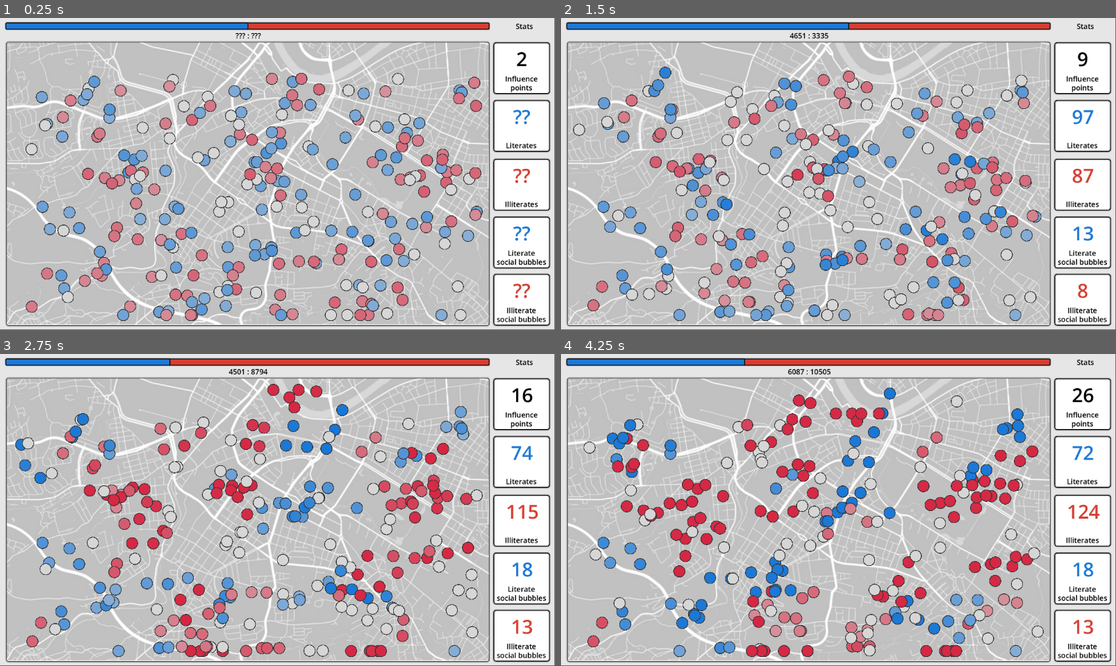
Above: before the commit, frames 1-4 (two rows, left to right).
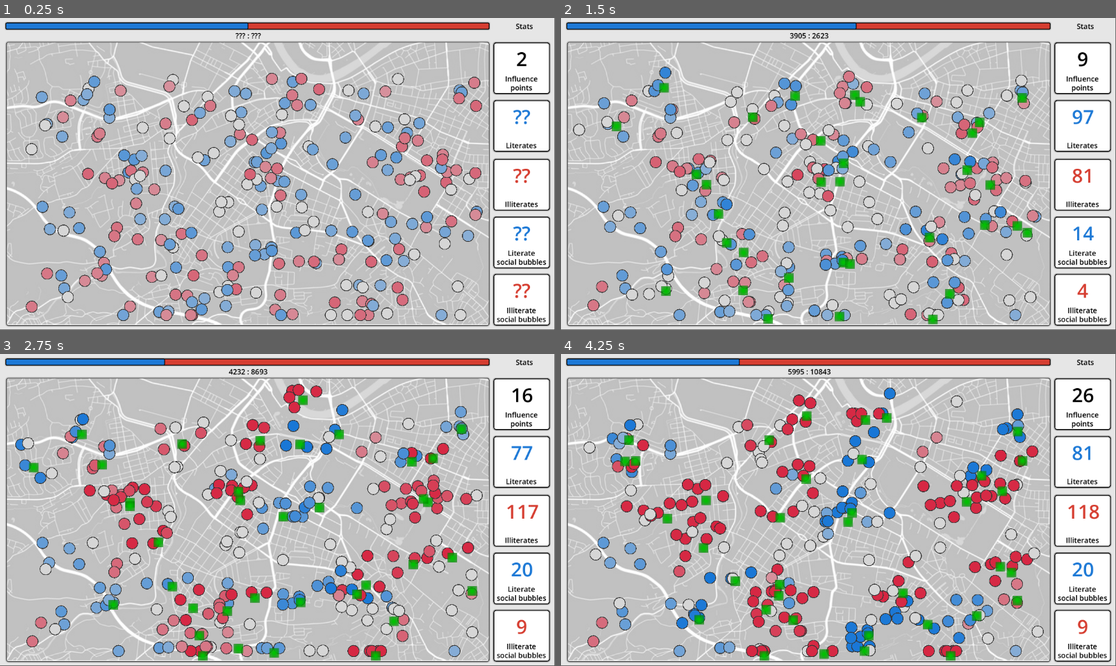
Above: after the commit, the same moments.

Repository: s7eamy/social-bubbles
Game: Godot game, scene res://scenes/levels/first_level/first_level.tscn
Two runs of this game, one before a commit and one after it. Both use one fixed random seed, a clock stepped at 60 frames per second and the inputs below. This scene is started directly instead of the project's main scene.
Inputs (mouse positions are in pixels of both pictures, inside the frame that each line leads up to):
- Up to frame 1 (0.25 s): no input
- Up to frame 2 (1.5 s): move the mouse to (838, 311) at 0.52 s; click (838, 311) at 0.67 s; move the mouse to (888, 161) at 1.27 s; click (888, 161) at 1.42 s
- Up to frame 3 (2.75 s): move the mouse to (288, 603) at 2.02 s; click (288, 603) at 2.17 s
- Up to frame 4 (4.25 s): move the mouse to (677, 563) at 2.77 s; click (677, 563) at 2.92 s; move the mouse to (860, 513) at 3.52 s; click (860, 513) at 3.67 s

The runs differ from the first frame. In frame 2, 2.8% of the frame differs, in the area x 9-96%, y 1-99%; in frame 3, 3.7%; in frame 4, 5.7%, in the area x 4-98%, y 1-99%.

Commit message:
Add test shader

Diff:
--- a/scenes/characters/social_bubble/social_bubble.gd
+++ b/scenes/characters/social_bubble/social_bubble.gd
@@ -30,10 +30,11 @@
 		type = units_comprising[0].type
 
 func update_influence_radius():
+	start_radiating_effect()
+
 	var count: int = units_comprising.size()
-
 	$InfluenceRange/CollisionShape2D.shape.radius = count * INFLUENCE_RADIUS
-	draw_influence_radius()
+	#draw_influence_radius()
 
 func draw_influence_radius():
 	var radius: int = $InfluenceRange/CollisionShape2D.shape.radius
@@ -48,6 +49,17 @@
 		return total_position / units_comprising.size()
 	else:
 		return Vector2.ZERO
+
+func start_radiating_effect():
+	var influence_shape = $InfluenceRange/CollisionShape2D.shape
+	if influence_shape is CollisionShape2D:
+		var current_radius = influence_shape.radius
+		var target_radius = current_radius * 1.2
+
+		var tween = create_tween()
+		tween.tween_property(influence_shape, "radius", target_radius, 0.5).as_relative()
+		tween.tween_property(influence_shape, "radius", current_radius, 0.5).as_relative()
+		tween.set_loops()
 
 #func _draw() -> void:
 	#var pos: Vector2 = position
@@ -99,3 +111,11 @@
 				affected = false
 	else:
 		return
+
+func update_influence_visual() -> void:
+	var influence_shape = $InfluenceRange/CollisionShape2D.shape
+	if influence_shape and influence_shape is CircleShape2D:
+		var visual_node = $InfluenceBoundaryShape  # Replace with the name of your visual node
+		var shader_material = visual_node.material
+		if shader_material and shader_material is ShaderMaterial:
+			shader_material.set_shader_param("radius", influence_shape.radius)
--- /dev/null
+++ b/scenes/characters/social_bubble/social_bubble.gdshader
@@ -0,0 +1,14 @@
+shader_type canvas_item;
+
+uniform vec2 center = vec2(0.5);
+uniform vec4 inner_color : source_color;
+uniform vec4 outer_color : source_color;
+
+void fragment() {
+    //vec2 uv = FRAG_COORD.xy / radius
+	vec2 uv = UV;
+    float dist = length(uv - center);
+	float factor = smoothstep(0.0, 1.0, dist);
+    vec4 color = mix(inner_color, outer_color, factor);
+    COLOR = color;
+}
--- a/scenes/characters/social_bubble/social_bubble.tscn
+++ b/scenes/characters/social_bubble/social_bubble.tscn
@@ -1,9 +1,33 @@
-[gd_scene load_steps=3 format=3 uid="uid://ckj1fqvqtfm2j"]
+[gd_scene load_steps=8 format=3 uid="uid://ckj1fqvqtfm2j"]
 
 [ext_resource type="Script" path="res://scenes/characters/social_bubble/social_bubble.gd" id="1_kxpqx"]
+[ext_resource type="Shader" path="res://scenes/characters/social_bubble/social_bubble.gdshader" id="2_tcw8f"]
 
 [sub_resource type="CircleShape2D" id="CircleShape2D_eujrt"]
 radius = 35.0
+
+[sub_resource type="Gradient" id="Gradient_s2htx"]
+offsets = PackedFloat32Array(0.655405, 0.804054)
+colors = PackedColorArray(0, 0, 0, 1, 0, 0, 0, 0)
+
+[sub_resource type="GradientTexture2D" id="GradientTexture2D_vf15m"]
+gradient = SubResource("Gradient_s2htx")
+width = 100
+height = 100
+fill = 1
+fill_from = Vector2(0.5, 0.5)
+
+[sub_resource type="ShaderMaterial" id="ShaderMaterial_8neyk"]
+shader = ExtResource("2_tcw8f")
+shader_parameter/center = Vector2(0.5, 0.5)
+shader_parameter/inner_color = Color(0, 0.941176, 0, 1)
+shader_parameter/outer_color = Color(0, 0.345098, 0, 1)
+
+[sub_resource type="ShaderMaterial" id="ShaderMaterial_gnwwe"]
+shader = ExtResource("2_tcw8f")
+shader_parameter/center = Vector2(0.5, 0.5)
+shader_parameter/inner_color = Color(0, 0.764706, 0, 1)
+shader_parameter/outer_color = Color(0, 0.34902, 0, 0.427451)
 
 [node name="SocialBubble" type="Node2D" groups=["social bubbles"]]
 script = ExtResource("1_kxpqx")
@@ -21,5 +45,17 @@
 [node name="CollisionShape2D" type="CollisionShape2D" parent="InfluenceRange"]
 shape = SubResource("CircleShape2D_eujrt")
 
+[node name="Sprite2DFirstAttempt" type="Sprite2D" parent="InfluenceRange"]
+visible = false
+texture = SubResource("GradientTexture2D_vf15m")
+
+[node name="InfluenceBoundaryShapeOld" type="Sprite2D" parent="."]
+material = SubResource("ShaderMaterial_8neyk")
+
+[node name="InfluenceBoundaryShape" type="ColorRect" parent="."]
+material = SubResource("ShaderMaterial_gnwwe")
+offset_right = 40.0
+offset_bottom = 40.0
+
 [connection signal="area_entered" from="InfluenceRange" to="." method="_on_influence_range_area_entered"]
 [connection signal="area_exited" from="InfluenceRange" to="." method="_on_influence_range_area_exited"]
--- a/scenes/unit/unit.gd
+++ b/scenes/unit/unit.gd
@@ -16,7 +16,7 @@
 
 const MEDIA_LITERACY_NEUTRAL_MIN_LIMIT: int = -10
 const MEDIA_LITERACY_NEUTRAL_MAX_LIMIT: int = 10
-const DEFAULT_MEDIA_LITERACY_INCREMENT: float = 10
+const DEFAULT_MEDIA_LITERACY_INCREMENT: float = 3
 
 const MEDIA_LITERACY_STARTING_VALUE_MIN_LIMIT: int = -50
 const MEDIA_LITERACY_STARTING_VALUE_MAX_LIMIT: int = 50
